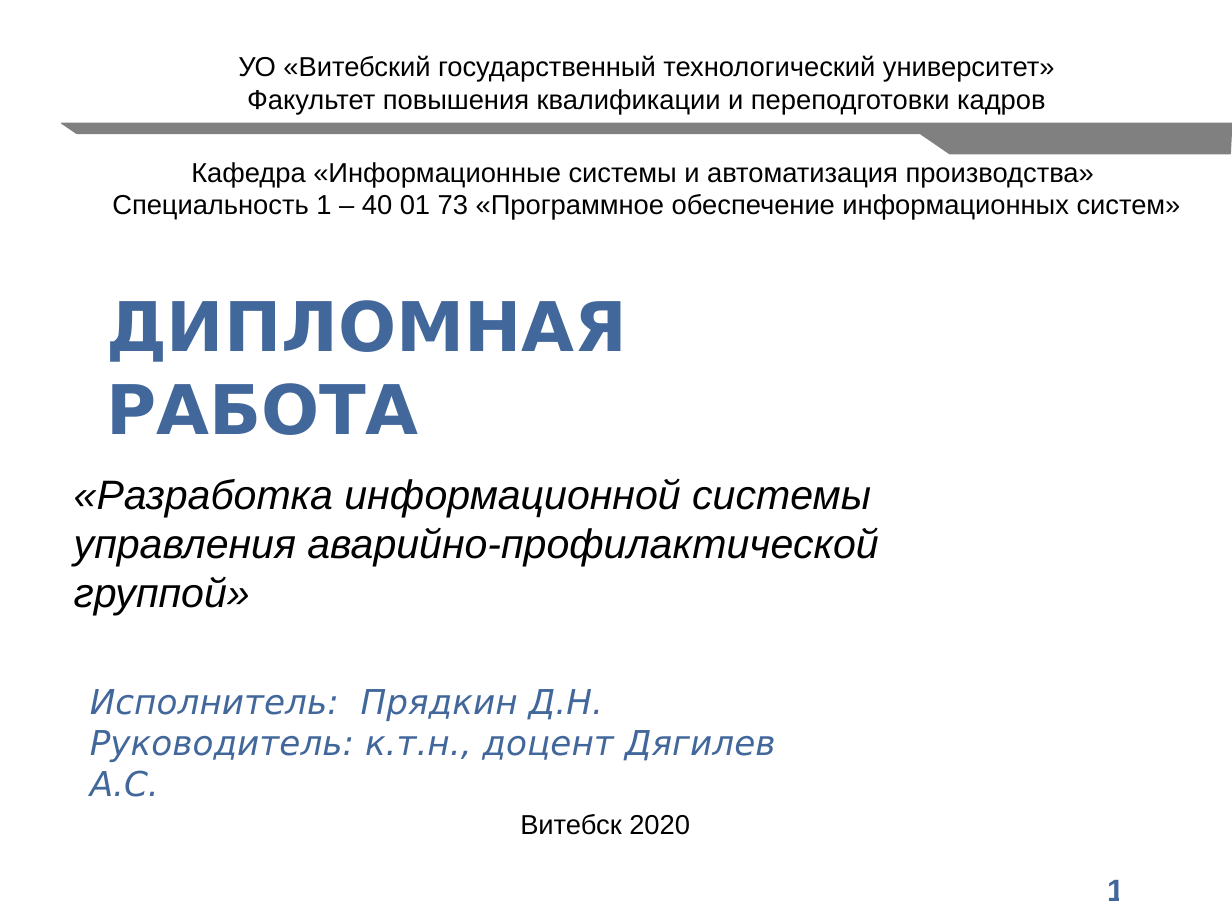
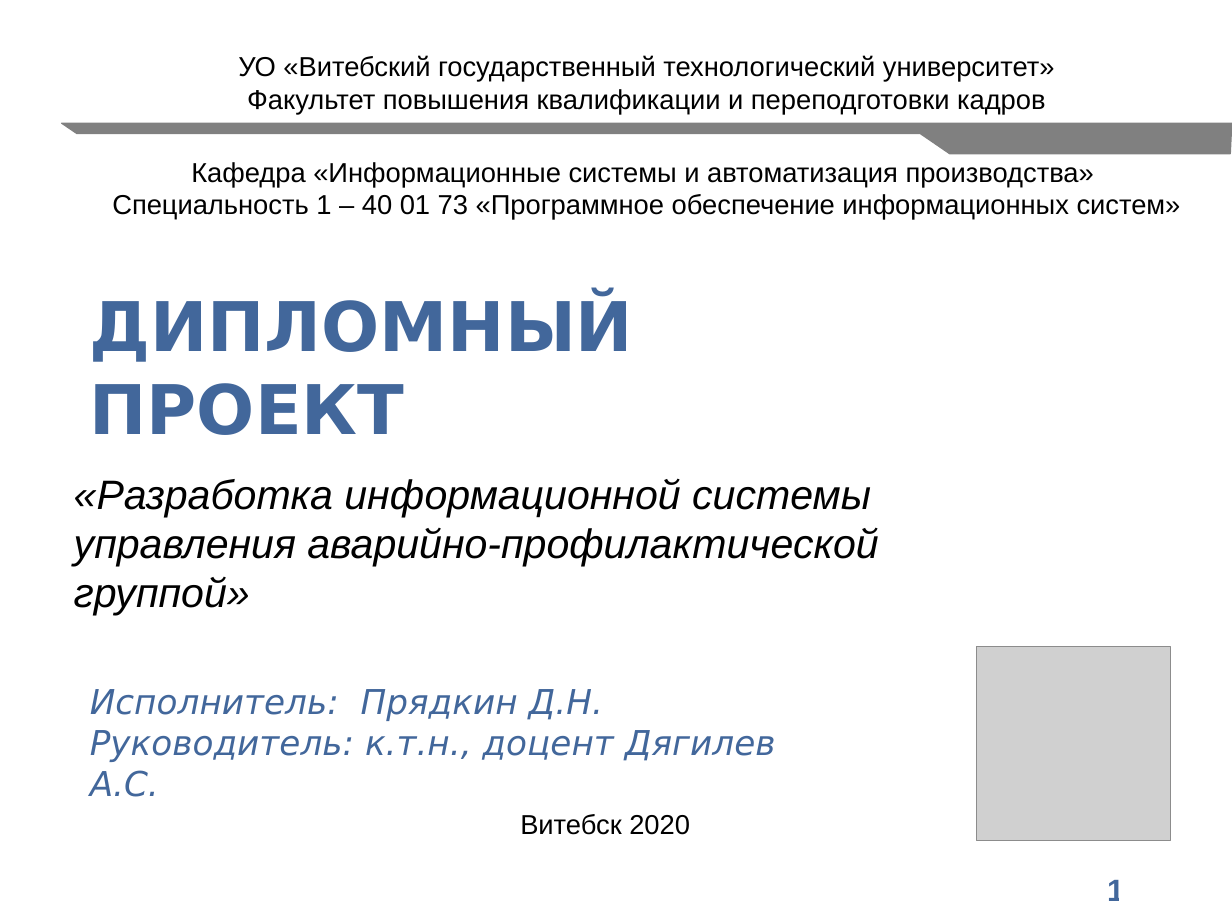
Before and after one commit to Dzmitry2020/workbook, a slide deck: slide 1 of docs/myPresentation3.odp. Drawn at 1232x924 pixels with LibreOffice and Linux fonts; fonts in the diff are those of the drawing; grey boxes stand for pictures; background and template pictures are left out. Boxes give left, top, right and bottom in pixels: in the first picture for what was removed or moved away, otherwise in the second. Text is boxed around its words. In the diff, an @@ line names an element or a change of style, - is before the commit and + after.

```diff
--- a/docs/myPresentation3.odp
+++ b/docs/myPresentation3.odp
@@ free "ДИПЛОМНЫЙ ПРОЕКТ": place and size @@
-free "ДИПЛОМНЫЙ ПРОЕКТ" at <box>94,277,875,372</box>
+free "ДИПЛОМНЫЙ ПРОЕКТ" at <box>78,277,892,372</box>
@@ text in free at <box>90,296,633,435</box>: text changed @@
-ДИПЛОМНАЯ РАБОТА
+ДИПЛОМНЫЙ ПРОЕКТ
@@ picture added at <box>977,647,1170,840</box> @@
```
Also in this commit, not shown: 1 other slide changed, 1 slide added, 20 other files.
